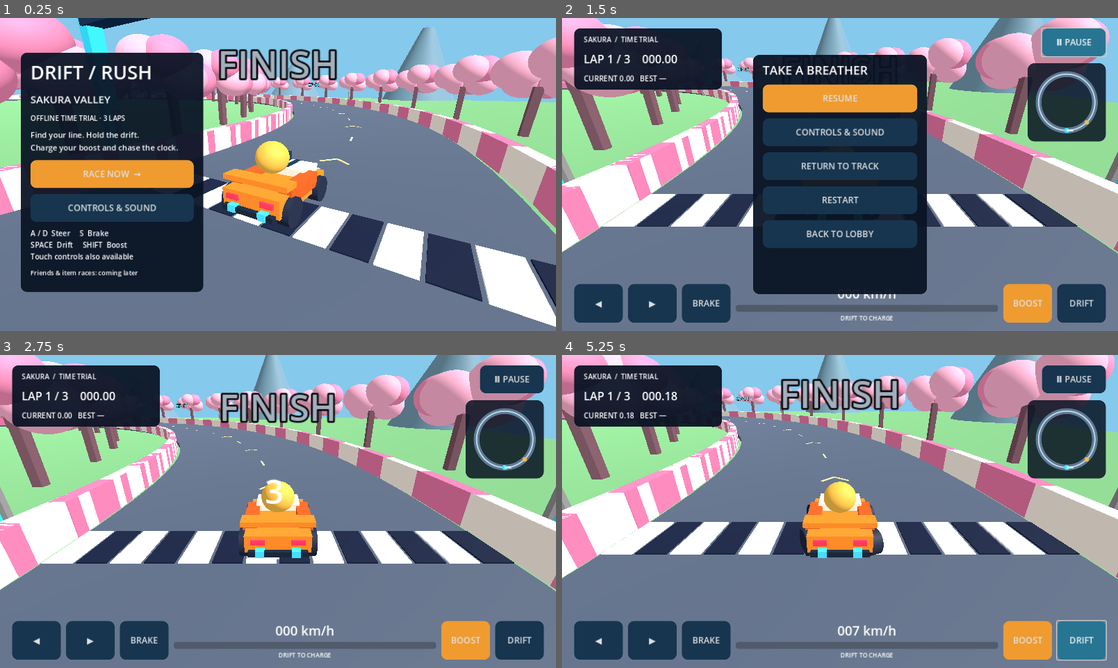
Above: before the commit, frames 1-4 (two rows, left to right).
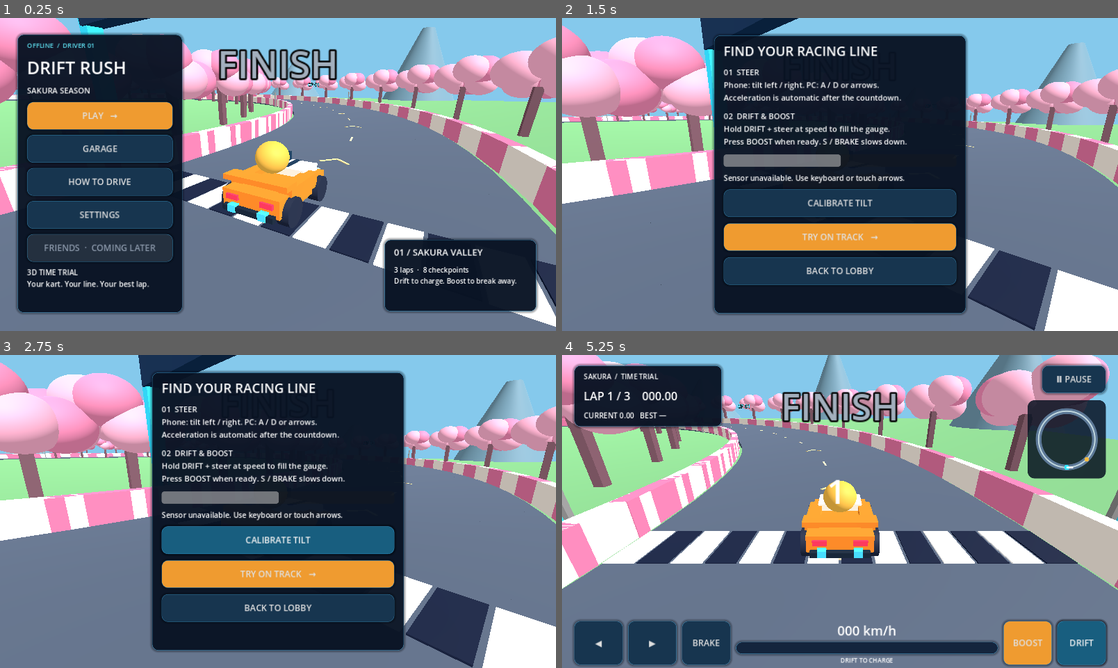
Above: after the commit, the same moments.

Repository: KyungHoon416/DRIFT-RUSH
Game: Godot game, scene res://Scenes/Race.tscn
Two runs of this game, one before a commit and one after it. Both use one fixed random seed, a clock stepped at 60 frames per second and the inputs below.
Inputs (mouse positions are in pixels of both pictures, inside the frame that each line leads up to):
- Up to frame 1 (0.25 s): no input
- Up to frame 2 (1.5 s): click (673, 174) at 0.5 s, where only the run before the commit has a clickable "RACE NOW →"; click (1073, 43) at 1.25 s, where only the run before the commit has a clickable "Ⅱ PAUSE"
- Up to frame 3 (2.75 s): click (278, 539) at 2 s, where only the run after the commit has a clickable "CALIBRATE TILT"
- Up to frame 4 (5.25 s): click (840, 574) at 2.75 s, where only the run after the commit has a clickable "TRY ON TRACK →"; click "BRAKE" at 3.5 s; click "BOOST" at 4.25 s; click "DRIFT" at 5 s

The runs differ from the first frame. In frame 1, 26% of the frame differs, in the area x 2-97%, y 4-95%; in frame 2, 71%; in frame 3, 79%, in the area x 0-100%, y 0-100%; in frame 4, 25%.

Commit message:
Add lobby navigation, track selection, garage and driving tutorial

Diff:
--- a/DRIFT_RUSH_GODOT/Scripts/DrivingSettings.gd
+++ b/DRIFT_RUSH_GODOT/Scripts/DrivingSettings.gd
@@ -6,10 +6,14 @@
 var vibration := true
 var volume := 0.7
 var neutral := 0.0
+var kart_color := "ff8b27"
+const COLORS = ["ff8b27", "32c7e8", "ed80b6", "99dc81"]
 const PATH = "user://driving_settings.cfg"
 func load_settings(path := PATH):
  var cfg := ConfigFile.new()
  if cfg.load(path)!=OK: return
+ var saved_color: String = str(cfg.get_value("garage","color","ff8b27"))
+ kart_color=saved_color if saved_color in COLORS else "ff8b27"
  sensitivity=clampf(float(cfg.get_value("controls","sensitivity",1.0)),0.5,2.0)
  deadzone=clampf(float(cfg.get_value("controls","deadzone",0.08)),0.0,0.3)
  invert=bool(cfg.get_value("controls","invert",false))
@@ -18,6 +22,7 @@
  volume=clampf(float(cfg.get_value("feedback","volume",0.7)),0,1)
 func save_settings(path := PATH) -> Error:
  var cfg := ConfigFile.new()
+ cfg.set_value("garage","color",kart_color)
  cfg.set_value("controls","sensitivity",sensitivity)
  cfg.set_value("controls","deadzone",deadzone)
  cfg.set_value("controls","invert",invert)
--- /dev/null
+++ b/DRIFT_RUSH_GODOT/Scripts/FrontendFlow.gd
@@ -0,0 +1,134 @@
+extends RefCounted
+## Local front-end navigation. Online and item modes never enter a pretend session.
+var ui: CanvasLayer
+var race: Node3D
+var pages: Array[Control] = []
+var modes: Control
+var maps: Control
+var garage: Control
+var tutorial: Control
+var tutorial_meter: ProgressBar
+var tutorial_status: Label
+var paint_status: Label
+var color_buttons: Array[Button] = []
+var locked_buttons: Array[Button] = []
+func page() -> Control:
+ var c: Control = ui.root_control()
+ pages.append(c)
+ return c
+func hide_pages():
+ for p in pages: p.hide()
+func navigate(target: Control):
+ hide_pages()
+ ui.lobby.hide()
+ race.garage_view=target==garage
+ target.show()
+func unavailable(parent: VBoxContainer, title: String):
+ var b: Button = ui.button(title,func(): pass)
+ b.disabled=true
+ parent.add_child(b)
+ locked_buttons.append(b)
+func setup(owner_ui: CanvasLayer, owner_race: Node3D):
+ ui=owner_ui
+ race=owner_race
+ build_lobby()
+ build_modes()
+ build_maps()
+ build_garage()
+ build_tutorial()
+ hide_pages()
+func build_lobby():
+ var v: VBoxContainer = ui.stack(ui.lobby,Rect2(40,38,380,640))
+ v.add_theme_constant_override("separation",12)
+ var badge: Label = ui.label("OFFLINE  /  DRIVER 01",15)
+ badge.modulate=Color("5cdeef")
+ v.add_child(badge)
+ v.add_child(ui.label("DRIFT RUSH",40))
+ v.add_child(ui.label("SAKURA SEASON",18))
+ v.add_child(ui.button("PLAY   →",func(): navigate(modes),true))
+ v.add_child(ui.button("GARAGE",func(): navigate(garage)))
+ v.add_child(ui.button("HOW TO DRIVE",func(): navigate(tutorial)))
+ v.add_child(ui.button("SETTINGS",ui.open_settings))
+ unavailable(v,"FRIENDS  ·  COMING LATER")
+ v.add_child(ui.label("3D TIME TRIAL\nYour kart. Your line. Your best lap.",17))
+ var info: VBoxContainer = ui.stack(ui.lobby,Rect2(885,510,350,165))
+ info.add_child(ui.label("01 / SAKURA VALLEY",21))
+ info.add_child(ui.label("3 laps  ·  8 checkpoints\nDrift to charge. Boost to break away.",16))
+func build_modes():
+ modes=page()
+ var v: VBoxContainer = ui.stack(modes,Rect2(410,55,470,610))
+ v.add_child(ui.label("01  /  SELECT MODE",30))
+ v.add_child(ui.label("OFFLINE TIME TRIAL",23))
+ v.add_child(ui.label("Auto acceleration. Three timed laps.\nNo opponents — focus on your racing line.",18))
+ v.add_child(ui.button("SELECT TRACK   →",func(): navigate(maps),true))
+ unavailable(v,"ITEM RACE  ·  IN DEVELOPMENT")
+ unavailable(v,"FRIEND RACE  ·  IN DEVELOPMENT")
+ v.add_child(ui.button("BACK TO LOBBY",ui.show_lobby))
+func build_maps():
+ maps=page()
+ var v: VBoxContainer = ui.stack(maps,Rect2(410,45,470,630))
+ v.add_child(ui.label("02  /  SELECT TRACK",30))
+ var preview := preload("res://Scripts/TrackPreview.gd").new()
+ preview.custom_minimum_size=Vector2(400,160)
+ v.add_child(preview)
+ v.add_child(ui.label("SAKURA VALLEY",26))
+ v.add_child(ui.label("%.0f m / lap  ·  3 laps  ·  Beginner\nCherry blossoms and sweeping turns." % (TAU*race.RADIUS),17))
+ v.add_child(ui.button("START RACE   →",race.start_race,true))
+ unavailable(v,"NEON CITY  ·  IN DEVELOPMENT")
+ v.add_child(ui.button("BACK",func(): navigate(modes)))
+func build_garage():
+ garage=page()
+ var v: VBoxContainer = ui.stack(garage,Rect2(40,55,390,610))
+ v.add_child(ui.label("GARAGE / 01",32))
+ v.add_child(ui.label("RUSH KART",24))
+ v.add_child(ui.label("Choose your signature color.\nAll colors have identical performance.",17))
+ for index in range(race.settings.COLORS.size()):
+  var hex: String = race.settings.COLORS[index]
+  var names := ["SOLAR ORANGE","ARCTIC BLUE","SAKURA PINK","MINT GREEN"]
+  var b: Button = ui.button(names[index],func(): choose_color(hex))
+  b.add_theme_color_override("font_color",Color(hex))
+  v.add_child(b)
+  color_buttons.append(b)
+ paint_status=ui.label("",16)
+ v.add_child(paint_status)
+ v.add_child(ui.button("BACK TO LOBBY",ui.show_lobby))
+ var controls: VBoxContainer = ui.stack(garage,Rect2(875,535,355,140))
+ var rotate := HBoxContainer.new()
+ controls.add_child(rotate)
+ rotate.add_child(ui.button("↶ ROTATE",func(): race.preview_angle-=PI/4))
+ rotate.add_child(ui.button("ROTATE ↷",func(): race.preview_angle+=PI/4))
+ mark_color()
+func mark_color():
+ for i in range(color_buttons.size()):
+  color_buttons[i].disabled=race.settings.COLORS[i]==race.settings.kart_color
+ paint_status.text="SELECTED  /  %s" % race.settings.kart_color.to_upper()
+func choose_color(hex: String):
+ var previous: String = race.settings.kart_color
+ race.set_kart_color(hex)
+ if race.settings.save_settings()!=OK:
+  race.set_kart_color(previous)
+  paint_status.text="Save failed. Previous color restored."
+  return
+ mark_color()
+func build_tutorial():
+ tutorial=page()
+ var v: VBoxContainer = ui.stack(tutorial,Rect2(350,40,580,640))
+ v.add_child(ui.label("FIND YOUR RACING LINE",30))
+ v.add_child(ui.label("01  STEER\nPhone: tilt left / right. PC: A / D or arrows.\nAcceleration is automatic after the countdown.",18))
+ v.add_child(ui.label("02  DRIFT & BOOST\nHold DRIFT + steer at speed to fill the gauge.\nPress BOOST when ready. S / BRAKE slows down.",18))
+ tutorial_meter=ProgressBar.new()
+ tutorial_meter.min_value=-1
+ tutorial_meter.max_value=1
+ tutorial_meter.show_percentage=false
+ tutorial_meter.custom_minimum_size.y=28
+ v.add_child(tutorial_meter)
+ tutorial_status=ui.label("",17)
+ v.add_child(tutorial_status)
+ v.add_child(ui.button("CALIBRATE TILT",func(): race.settings.calibrate(Input.get_gravity())))
+ v.add_child(ui.button("TRY ON TRACK   →",race.start_race,true))
+ v.add_child(ui.button("BACK TO LOBBY",ui.show_lobby))
+func update():
+ if not tutorial.visible: return
+ var gravity := Input.get_gravity()
+ tutorial_meter.value=race.settings.tilt_value(gravity)
+ tutorial_status.text="Sensor unavailable. Use keyboard or touch arrows." if gravity.length()<0.1 else "Tilt: %+.2f  /  calibrate at a comfortable posture." % tutorial_meter.value
--- a/DRIFT_RUSH_GODOT/Scripts/Race.gd
+++ b/DRIFT_RUSH_GODOT/Scripts/Race.gd
@@ -1,4 +1,7 @@
 extends Node3D
+var garage_view := false
+var preview_angle := 0.7
+var body_panels: Array[MeshInstance3D] = []
 var guidance: Node3D
 var kart: CharacterBody3D
 var camera: Camera3D
@@ -195,6 +198,12 @@
   bytes.encode_s16(i*2,int(sin(i*0.12)*18000*(1.0-i/4410.0)))
  wav.data = bytes
  audio.stream = wav
+ for child in visual.get_children():
+  if child is MeshInstance3D and child.material_override is StandardMaterial3D:
+   var color: Color = child.material_override.albedo_color
+   if color.is_equal_approx(Color("ff8b27")) or color.is_equal_approx(Color("e75c20")):
+    body_panels.append(child)
+ set_kart_color(settings.kart_color)
  ui = preload("res://Scripts/RaceUI.gd").new()
  add_child(ui)
  ui.setup(self)
@@ -210,12 +219,14 @@
   boost_audio.volume_db=linear_to_db(maxf(settings.volume,0.0001))
   if settings.volume>0: boost_audio.play()
 func start_race():
+ garage_view=false
  settings.calibrate(Input.get_gravity())
  reset()
  running=true
  countdown=3.0
  ui.show_race()
 func return_lobby():
+ garage_view=false
  reset()
  running=false
  ui.show_lobby()
@@ -311,6 +322,8 @@
  var desired := kart.position+kart.global_basis.z*7+Vector3.UP*4
  if not running:
   desired=kart.position+Vector3(-5,2.8,5)
+  if garage_view:
+   desired=kart.position+Vector3(sin(preview_angle)*5,2.2,cos(preview_angle)*5)
  camera.position=camera.position.lerp(desired,1-exp(-5*dt))
  camera.look_at(kart.position+Vector3.UP)
  guidance.show_next(checkpoint)
@@ -343,3 +356,9 @@
   if event.physical_keycode==KEY_ESCAPE and running and not ui.settings_panel.visible:
    toggle_pause()
    get_viewport().set_input_as_handled()
+
+func set_kart_color(hex: String):
+ if not hex in settings.COLORS: return
+ settings.kart_color=hex
+ for panel in body_panels:
+  panel.material_override.albedo_color=Color(hex)
--- a/DRIFT_RUSH_GODOT/Scripts/RaceUI.gd
+++ b/DRIFT_RUSH_GODOT/Scripts/RaceUI.gd
@@ -1,4 +1,5 @@
 extends CanvasLayer
+var flow: RefCounted
 var race: Node3D
 var lobby: Control
 var race_hud: Control
@@ -25,6 +26,10 @@
 func style(color: Color) -> StyleBoxFlat:
  var s := StyleBoxFlat.new()
  s.bg_color=color
+ s.border_color=Color(0.25,0.65,0.86,0.5)
+ s.set_border_width_all(1)
+ s.shadow_color=Color(0,0.02,0.05,0.4)
+ s.shadow_size=6
  s.corner_radius_top_left=14
  s.corner_radius_top_right=14
  s.corner_radius_bottom_left=14
@@ -42,6 +47,9 @@
  b.add_theme_stylebox_override("normal",style(Color("ef9b30") if accent else Color("17354f")))
  b.add_theme_stylebox_override("hover",style(Color("277592")))
  b.add_theme_stylebox_override("pressed",style(Color("1d9dbb")))
+ b.add_theme_stylebox_override("focus",style(Color(0.1,0.5,0.7,0.4)))
+ b.add_theme_stylebox_override("disabled",style(Color("24303f")))
+ b.add_theme_color_override("font_disabled_color",Color("8996a8"))
  b.pressed.connect(fn)
  if hold.is_valid():
   b.button_down.connect(func(): hold.call(true))
@@ -66,15 +74,8 @@
 func setup(owner_race: Node3D):
  race=owner_race
  lobby=root_control()
- var v := stack(lobby,Rect2(48,80,420,550))
- v.add_child(label("DRIFT / RUSH",44))
- v.add_child(label("SAKURA VALLEY",24))
- v.add_child(label("OFFLINE TIME TRIAL · 3 LAPS",16))
- v.add_child(label("Find your line. Hold the drift.\nCharge your boost and chase the clock.",18))
- v.add_child(button("RACE NOW  →",race.start_race,true))
- v.add_child(button("CONTROLS & SOUND",open_settings))
- v.add_child(label("A / D  Steer     S  Brake\nSPACE  Drift     SHIFT  Boost\nTouch controls also available",17))
- v.add_child(label("Friends & item races: coming later",15))
+ flow=preload("res://Scripts/FrontendFlow.gd").new()
+ flow.setup(self,race)
  race_hud=root_control()
  var top := stack(race_hud,Rect2(28,24,340,100))
  top.add_child(label("SAKURA  /  TIME TRIAL",16))
@@ -111,6 +112,8 @@
  meter=ProgressBar.new()
  meter.custom_minimum_size=Vector2(180,16)
  meter.show_percentage=false
+ meter.add_theme_stylebox_override("background",style(Color("14253d")))
+ meter.add_theme_stylebox_override("fill",style(Color("23cbe9")))
  center.add_child(meter)
  boost_status=label("DRIFT TO CHARGE",14)
  boost_status.horizontal_alignment=HORIZONTAL_ALIGNMENT_CENTER
@@ -150,12 +153,16 @@
  build_settings()
  show_lobby()
 func show_lobby():
+ flow.hide_pages()
+ race.garage_view=false
  settings_panel.hide()
  lobby.show()
  race_hud.hide()
  pause_panel.hide()
  result.hide()
 func show_race():
+ flow.hide_pages()
+ race.garage_view=false
  settings_panel.hide()
  lobby.hide()
  race_hud.show()
@@ -169,6 +176,7 @@
   result_label.text+="\nLAP %d   %.2f s" % [i+1,race.lap_times[i]]
  result_label.text+="\nBEST   %.2f s" % race.best_lap
 func update_hud():
+ flow.update()
  stats.text="LAP %d / 3    %06.2f" % [mini(race.lap,3),race.elapsed]
  velocity_label.text="%03d km/h" % int(race.speed*3.6)
  meter.value=race.charge*100
@@ -181,6 +189,8 @@
  count_label.text=str(ceili(race.countdown)) if race.countdown>0 else ""
 
 func open_settings():
+ flow.hide_pages()
+ race.garage_view=false
  return_to_pause=race.running
  lobby.hide()
  pause_panel.hide()
--- /dev/null
+++ b/DRIFT_RUSH_GODOT/Scripts/TrackPreview.gd
@@ -0,0 +1,21 @@
+extends Control
+## Vector overview of the actual circular starter course, not a gameplay screenshot.
+func _draw():
+ draw_style_box(_panel(),Rect2(Vector2.ZERO,size))
+ var center := size*0.5
+ for i in range(24):
+  var a := i*TAU/24
+  draw_circle(center+Vector2(sin(a)*160,cos(a)*64),5,Color("ef9fc9"))
+ var road := PackedVector2Array()
+ for i in range(97):
+  var a := i*TAU/96
+  road.append(center+Vector2(sin(a)*125,cos(a)*48))
+ draw_polyline(road,Color("536b81"),14,true)
+ draw_polyline(road,Color("e7d4a0"),1,true)
+ draw_rect(Rect2(center+Vector2(-4,40),Vector2(8,16)),Color.WHITE)
+ draw_circle(center+Vector2(12,48),5,Color("39deed"))
+func _panel() -> StyleBoxFlat:
+ var p := StyleBoxFlat.new()
+ p.bg_color=Color("122c41")
+ p.set_corner_radius_all(12)
+ return p
--- /dev/null
+++ b/DRIFT_RUSH_GODOT/Tests/frontend.gd
@@ -0,0 +1,45 @@
+extends SceneTree
+func _initialize():
+ call_deferred("test")
+func test():
+ root.size=Vector2i(1280,720)
+ var race = load("res://Scenes/Race.tscn").instantiate()
+ root.add_child(race)
+ await process_frame
+ var flow = race.ui.flow
+ for page in flow.pages:
+  flow.navigate(page)
+  for i in range(3): await process_frame
+  assert(page.visible and not race.ui.lobby.visible,"Page replaces lobby")
+  for other in flow.pages:
+   assert(other==page or not other.visible,"Only one frontend page visible")
+  for node in page.find_children("*","Button",true,false):
+   var rect: Rect2 = node.get_global_rect()
+   assert(rect.position.x>=0 and rect.position.y>=0 and rect.end.x<=1280 and rect.end.y<=720,"Button fits virtual canvas: "+node.text+str(rect))
+ for button in flow.locked_buttons:
+  assert(button.disabled,"Unavailable modes cannot launch")
+ flow.navigate(flow.garage)
+ assert(race.garage_view,"Garage activates orbit camera")
+ var original: String = race.settings.kart_color
+ race.set_kart_color("32c7e8")
+ assert(not race.body_panels.is_empty(),"Kart has paintable meshes")
+ for panel in race.body_panels:
+  assert(panel.material_override.albedo_color==Color("32c7e8"),"Paint changes actual 3D material")
+ var config = preload("res://Scripts/DrivingSettings.gd").new()
+ config.kart_color="ed80b6"
+ assert(config.save_settings("user://test_garage.cfg")==OK,"Paint saves")
+ var restored = preload("res://Scripts/DrivingSettings.gd").new()
+ restored.load_settings("user://test_garage.cfg")
+ assert(restored.kart_color=="ed80b6","Paint restores")
+ DirAccess.remove_absolute(ProjectSettings.globalize_path("user://test_garage.cfg"))
+ race.set_kart_color(original)
+ race.start_race()
+ for page in flow.pages: assert(not page.visible,"Race hides frontend")
+ assert(not race.garage_view and race.ui.race_hud.visible,"Race restores driving camera and HUD")
+ race.return_lobby()
+ assert(race.ui.lobby.visible,"Lobby navigation restored")
+ print("PASS: frontend navigation, 1280x720 button bounds, locked modes, garage camera/materials/persistence, race transition")
+ race.queue_free()
+ await process_frame
+ await create_timer(0.2).timeout
+ quit()
Not shown, changed: DRIFT_RUSH_GODOT/Docs/BUILD_REPORT.md
Not shown, changed: DRIFT_RUSH_GODOT/Docs/DEVICE_TEST_CHECKLIST.md
Not shown, changed: DRIFT_RUSH_GODOT/Docs/PROGRESS.md
Not shown, changed: DRIFT_RUSH_GODOT/Docs/QA_REPORT.md
Not shown, changed: DRIFT_RUSH_GODOT/Docs/all_tests.log
